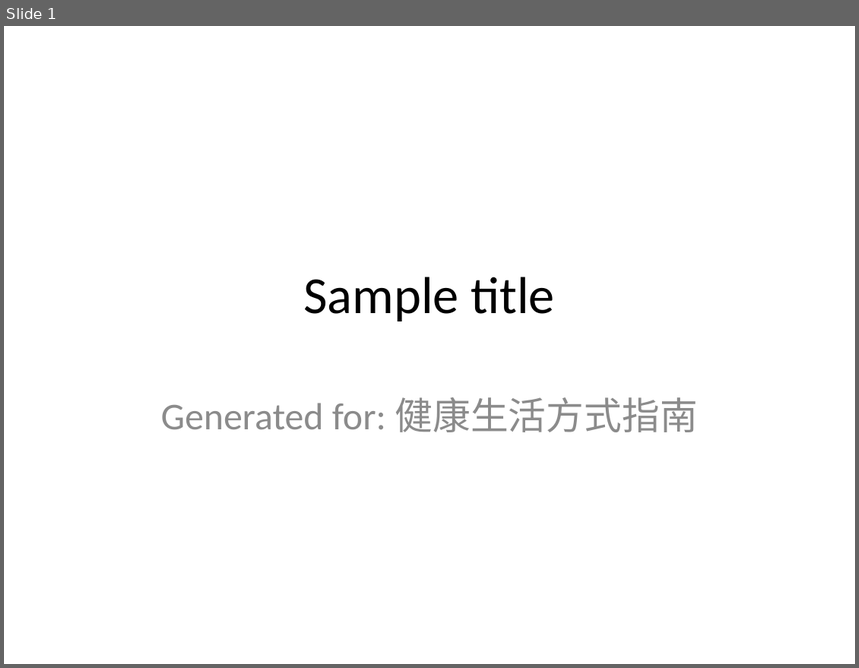
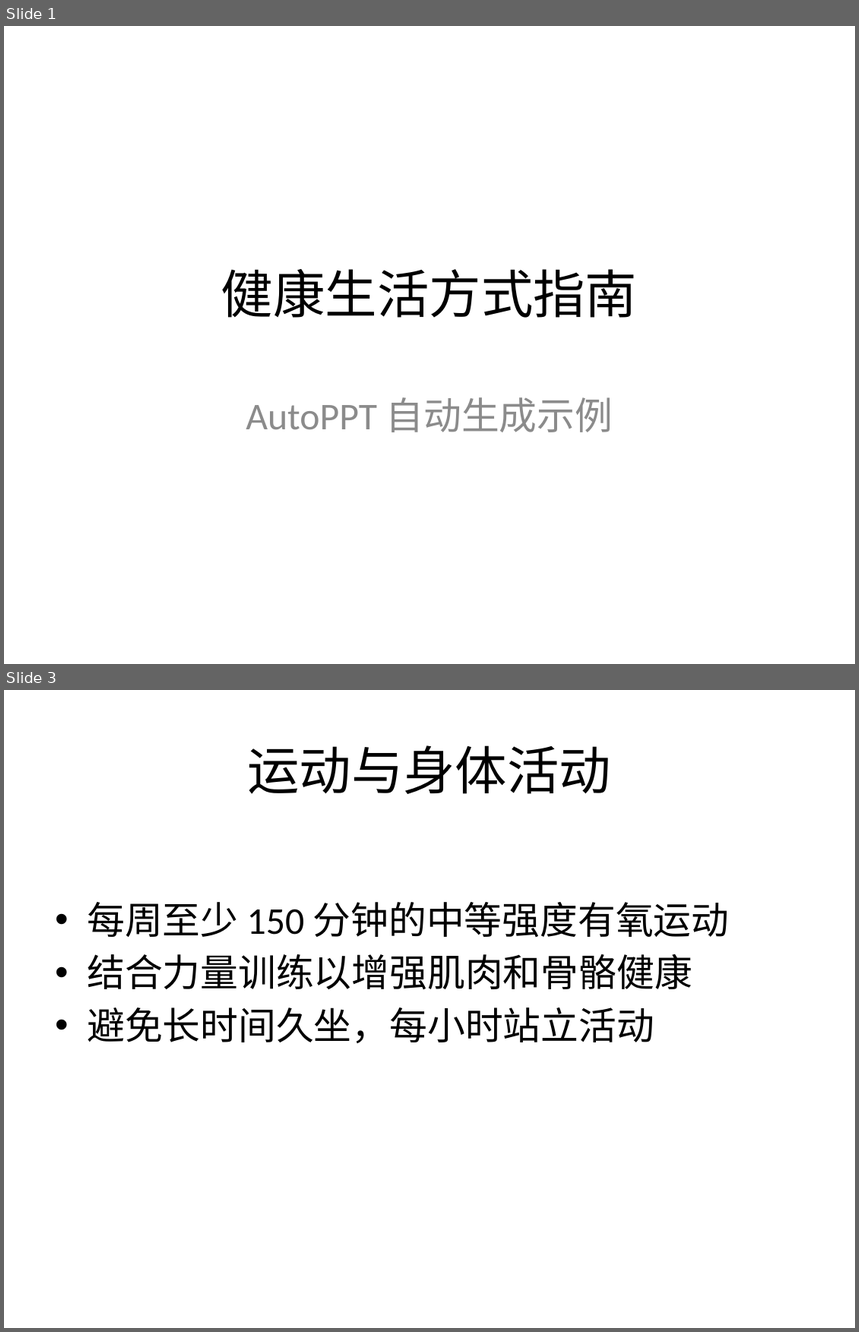
Before and after one commit to yeasy/AutoPPT, a slide deck: samples/cn_life.pptx. Shown one above the other, each under a label of ours: slide 1 before the commit, slides 1 and 3 after it; the slides between them are not shown. The pictures are 859x668 and 859x1332 pixels, drawn with LibreOffice and Linux fonts; fonts in the diff are those of the drawing. Boxes give left, top, right and bottom in pixels: in the first picture for what was removed or moved away, otherwise in the second. Text is boxed around its words. In the diff, an @@ line names an element or a change of style, - is before the commit and + after.

```diff
--- a/samples/cn_life.pptx
+++ b/samples/cn_life.pptx
@@ slide 3 added at [4,690,855,1328], background #FFFFFF @@
@@ title added at [247,745,611,794], 44 pt, text #000000 @@
+运动与身体活动
@@ text added at [87,902,730,1043], 32 pt, text #000000 @@
+• 每周至少 150 分钟的中等强度有氧运动
+• 结合力量训练以增强肌肉和骨骼健康
+• 避免长时间久坐，每小时站立活动
@@ slide 1 changed as well @@
@@ title at [221,269,637,318]: text changed @@
-Sample title
+健康生活方式指南
@@ subtitle at [246,398,614,433]: text changed @@
-Generated for: 健康生活方式指南
+AutoPPT 自动生成示例
```
Also in this commit, not shown: 2 other slides added, 4 slides removed, 7 other files.
